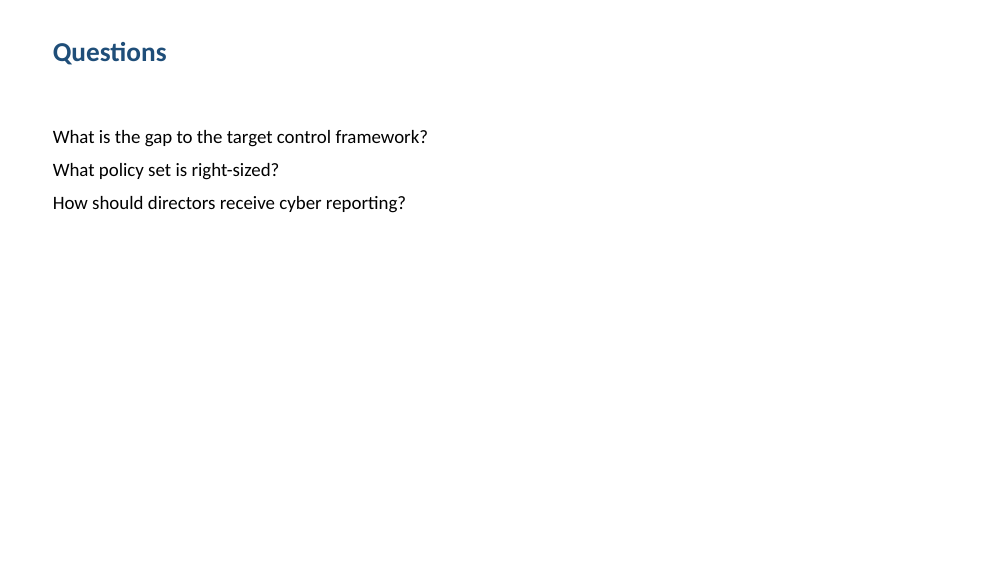
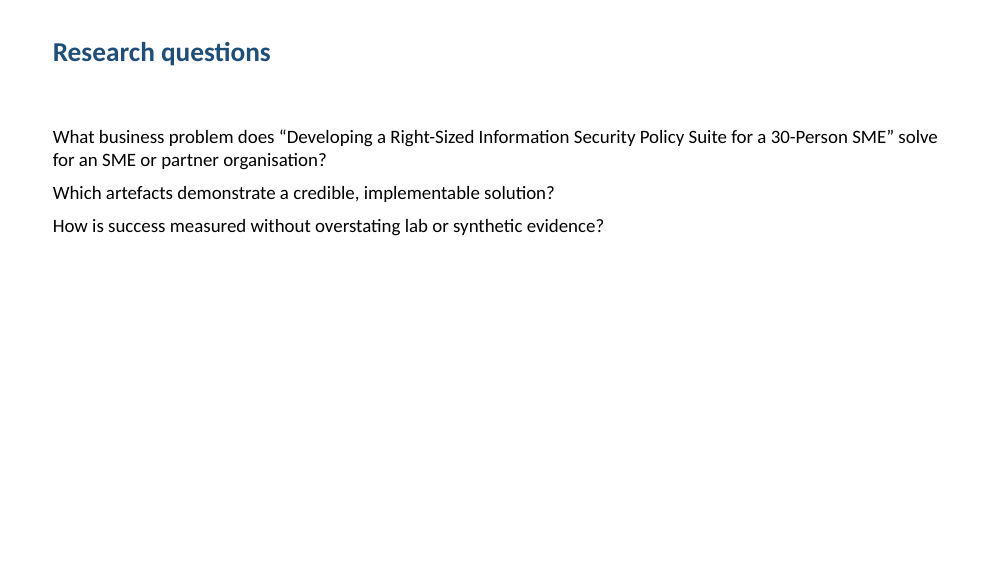
Before and after one commit to shohrabniaz/sme-infosec-policy-suite, a slide deck: slide 2 of Final_Submission/02_Presentation.pptx. Drawn at 1008x567 pixels with LibreOffice and Linux fonts; fonts in the diff are those of the drawing. Boxes give left, top, right and bottom in pixels: in the first picture for what was removed or moved away, otherwise in the second. Text is boxed around its words. In the diff, an @@ line names an element or a change of style, - is before the commit and + after.

```diff
--- a/Final_Submission/02_Presentation.pptx
+++ b/Final_Submission/02_Presentation.pptx
@@ text at <box>53,42,271,66</box>: text changed @@
-Questions
+Research questions
@@ text at <box>53,129,937,236</box>: text changed @@
-What is the gap to the target control framework?
-What policy set is right-sized?
-How should directors receive cyber reporting?
+What business problem does “Developing a Right-Sized Information Security Policy Suite for a 30-Person SME” solve for an SME or partner organisation?
+Which artefacts demonstrate a credible, implementable solution?
+How is success measured without overstating lab or synthetic evidence?
```
Also in this commit, not shown: 3 other slides changed, 12 other files.
